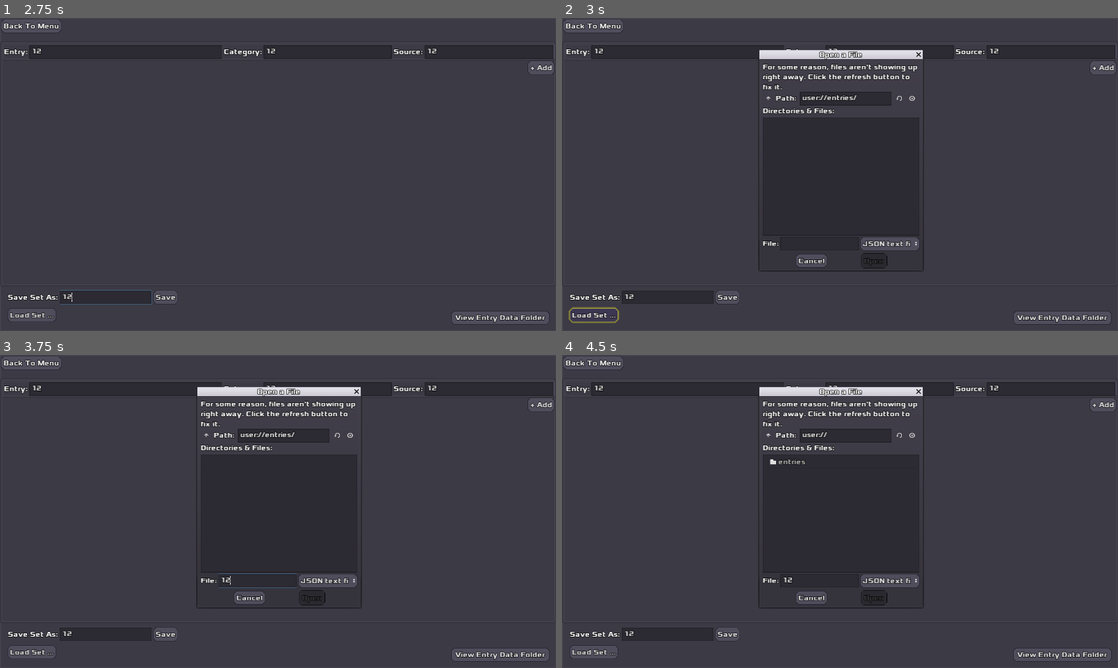
Above: before the commit, frames 1-4 (two rows, left to right).
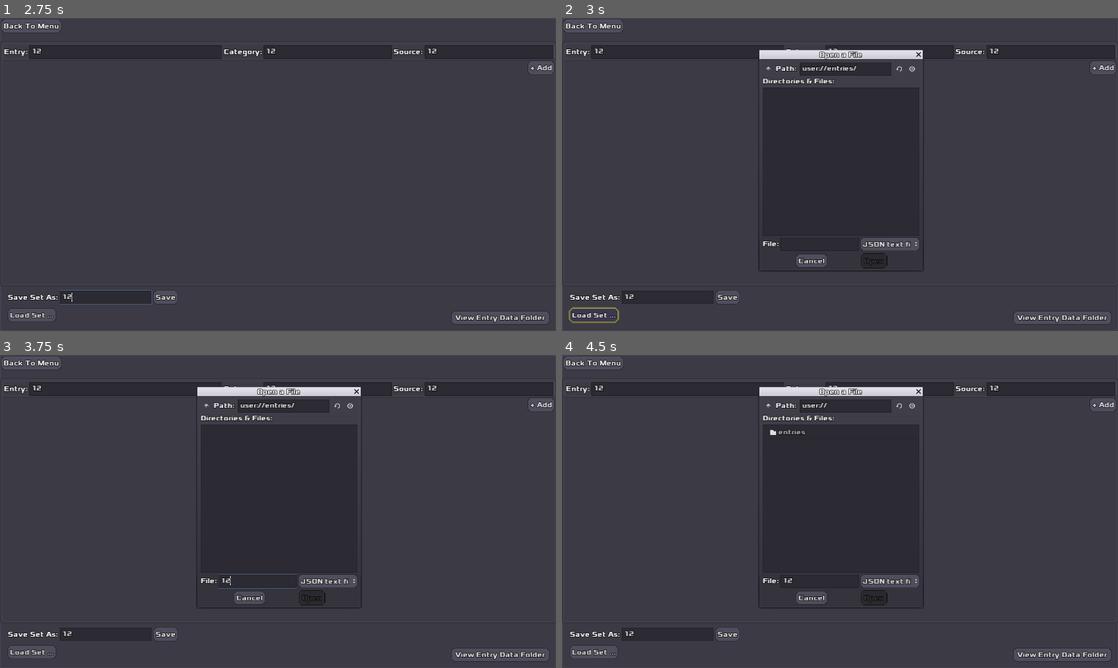
Above: after the commit, the same moments.

Repository: zacryol/spindle-of-serendipity
Game: Godot game, scene res://game/menus/MainMenu.tscn
Two runs of this game, one before a commit and one after it. Both use one fixed random seed, a clock stepped at 60 frames per second and the inputs below.
Inputs (mouse positions are in pixels of both pictures, inside the frame that each line leads up to; where the layout moved, square brackets give the same spot in the first picture):
- Up to frame 1 (2.75 s): click "Entry Studio" at 0.5 s; click (127, 52) at 1.27 s; type "12" at 1.35 s; click (328, 52) at 1.5 s; type "12" at 1.58 s; click (489, 52) at 1.73 s; type "12" at 1.82 s; click (105, 296) at 2.02 s; type "12" at 2.1 s
- Up to frame 2 (3 s): click "Load Set ..." at 2.75 s
- Up to frame 3 (3.75 s): click (255, 580) at 3.52 s; type "12" at 3.6 s
- Up to frame 4 (4.5 s): click (767, 405) [767, 436] at 4.25 s

Frame 1 is identical in both runs. In frame 2, 1.4% of the frame differs, in the area x 36-65%, y 14-74%; in frame 3, 1.5%, in the area x 36-65%, y 14-75%; in frame 4, 1.5%.

Commit message:
Fixed files not showing. Order matters, I guess

Diff:
--- a/godot/game/menus/EntryStudio.gd
+++ b/godot/game/menus/EntryStudio.gd
@@ -101,9 +101,9 @@
 
 
 func _on_LoadButton_pressed() -> void:
+	load_dialog.show()
 	load_dialog.current_path = GlobalVars.ENTRIES_SAVE
 	load_dialog.current_dir = GlobalVars.ENTRIES_SAVE
-	load_dialog.show()
 
 
 func _on_FileDialog_file_selected(path: String) -> void:
--- a/godot/game/menus/EntryStudio.tscn
+++ b/godot/game/menus/EntryStudio.tscn
@@ -149,7 +149,6 @@
 margin_right = 191.0
 margin_bottom = 221.0
 window_title = "Open a File"
-dialog_text = "For some reason, files aren't showing up right away. Click the refresh button to fix it."
 dialog_autowrap = true
 mode = 0
 access = 1
